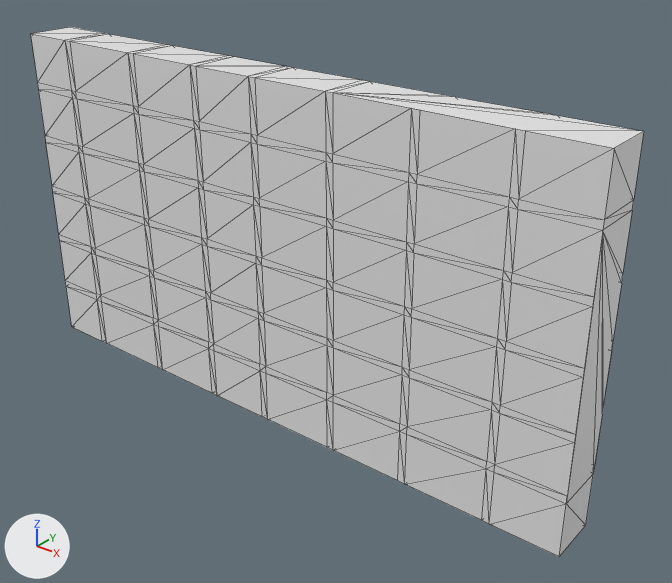
The glTF model models/wall_brick_1.glb: old version first, new version second.
Before and after are seen from a camera (50 mm lens) standing at (-3.16, -22.51, 6.59) and looking at (-9.37, -14.74, 1.77). Every picture has the same lights, and +X, +Y and +Z are marked at lower left. Mesh edges are drawn as thin lines. Vertices at the same position are counted once.

In view in the first picture: 'wall_brick_1'.
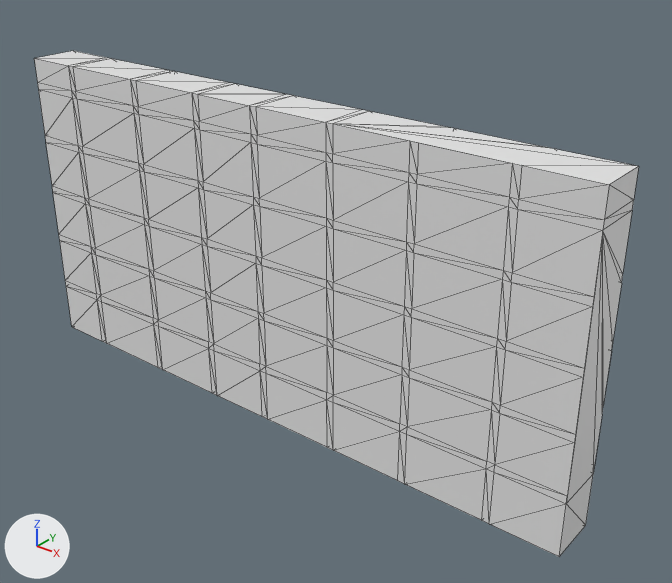
Pixel boxes (x1, y1, x2, y2) of what changed, in the pictures (672 x 583 px; the box of a moved part takes in the faces that stretch with it):
```json
{"object": "wall_brick_1", "change": "reshaped", "before": [31, 27, 644, 557], "after": [34, 51, 639, 557]}
{"part": 1, "of": "me_cube_012", "change": "moved or reshaped", "before": [31, 27, 644, 220], "after": [34, 51, 639, 220]}
```

Scene script edits in JSON lines:
```json
{"block": "me_cube_012", "where": "me_cube_012.from_pydata(...)  # 384 vertices, 764 faces; spans x -4.0..4.0, y -0.31..0.31, z 0.0..4.32"}
{"block": "me_cube_012", "where": "# used by ob_wall_brick_1; location = (-10.0, -15.0, 0.0)"}
{"block": "me_cube_012", "change": "me_cube_012 part 1: all 32 vertices in x -4.0..4.0, y -0.31..0.31, z 4.32 are moved by (0.0, 0.0, -0.32)"}
```
